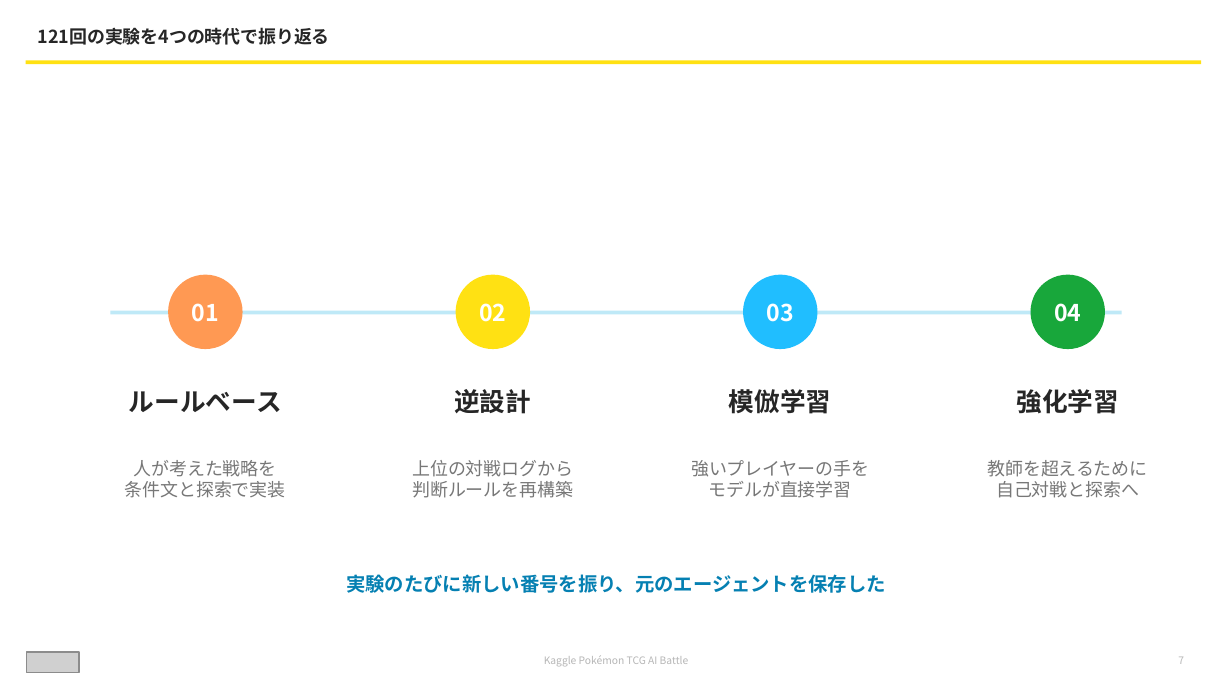
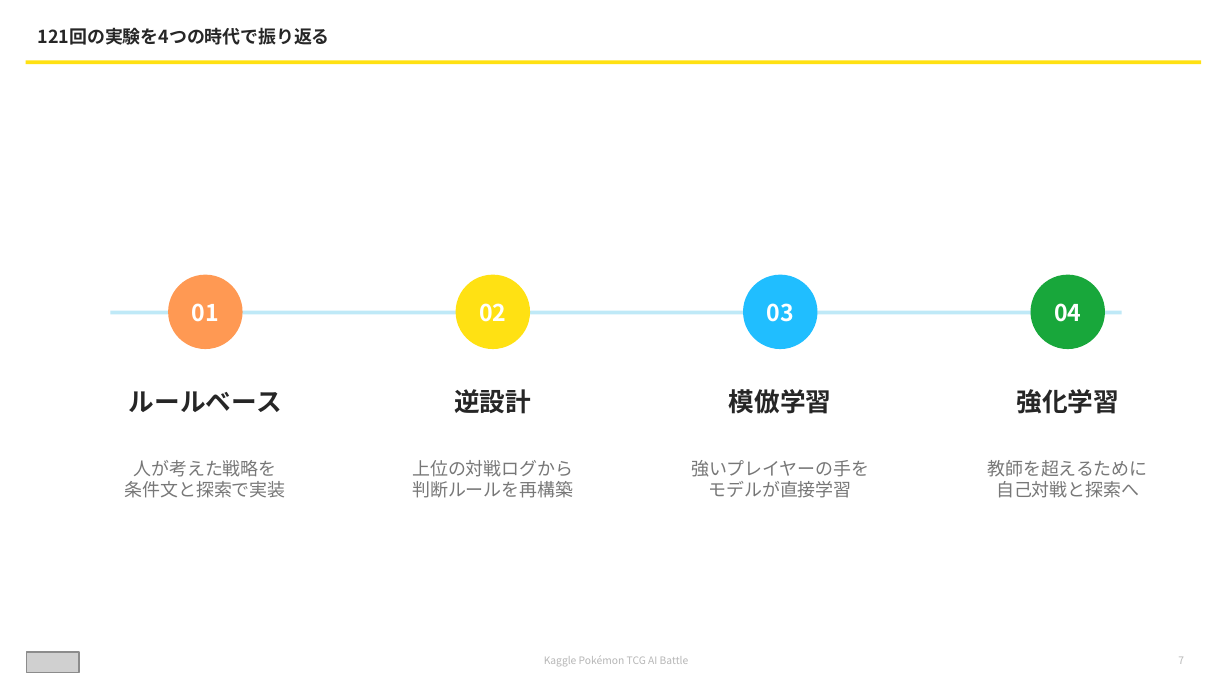
Before and after one commit to inumaru9n/pokemon_tcg, a slide deck: slide 7 of presentations/kaggle_pokeca_claude_code.pptx. Drawn at 1232x693 pixels with LibreOffice and Linux fonts; fonts in the diff are those of the drawing; grey boxes stand for pictures. Boxes give left, top, right and bottom in pixels: in the first picture for what was removed or moved away, otherwise in the second. Text is boxed around its words. In the diff, an @@ line names an element or a change of style, - is before the commit and + after.

```diff
--- a/presentations/kaggle_pokeca_claude_code.pptx
+++ b/presentations/kaggle_pokeca_claude_code.pptx
@@ text removed at (346,574,886,593) @@
-実験のたびに新しい番号を振り、元のエージェントを保存した
```
Also in this commit, not shown: 10 other slides changed, 1 slide added, 1 slide removed.
